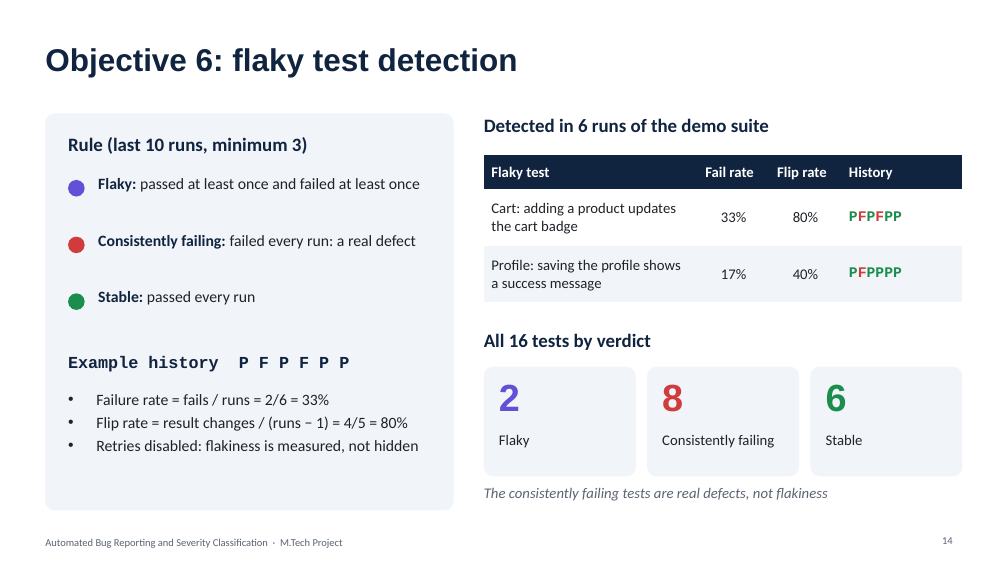
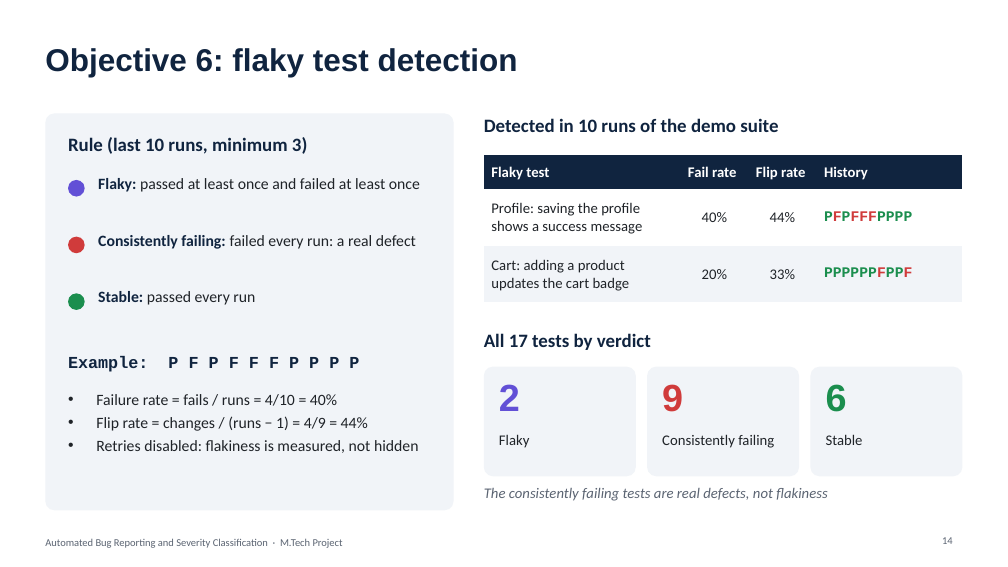
Before and after one commit to AngshumanRay/playwright-ml-bug-reporter, a slide deck: slide 14 of presentation/Automated_Bug_Reporting_Presentation.pptx. Drawn at 1008x567 pixels with LibreOffice and Linux fonts; fonts in the diff are those of the drawing. Boxes give left, top, right and bottom in pixels: in the first picture for what was removed or moved away, otherwise in the second. Text is boxed around its words. In the diff, an @@ line names an element or a change of style, - is before the commit and + after.

```diff
--- a/presentation/Automated_Bug_Reporting_Presentation.pptx
+++ b/presentation/Automated_Bug_Reporting_Presentation.pptx
@@ text at (484,118,778,132): text changed @@
-Detected in 6 runs of the demo suite
+Detected in 10 runs of the demo suite
@@ table at (484,155,963,295) @@
-row 2: Cart: adding a product updates the cart badge | 33% | 80% | PFPFPP
+row 2: Profile: saving the profile shows a success message | 40% | 44% | PFPFFFPPPP
-row 3: Profile: saving the profile shows a success message | 17% | 40% | PFPPPP
+row 3: Cart: adding a product updates the cart badge | 20% | 33% | PPPPPPFPPF
@@ fill none to #FFFFFF in row 2 @@
@@ text at (68,356,359,372): text changed @@
-Example history P F P F P P
+Example: P F P F F F P P P P
@@ text at (484,333,651,350): text changed @@
-All 16 tests by verdict
+All 17 tests by verdict
@@ text at (662,384,683,412): text changed @@
-8
+9
@@ text at (96,394,368,431): text changed @@
-• Failure rate = fails / runs = 2/6 = 33%
-• Flip rate = result changes / (runs − 1) = 4/5 = 80%
+• Failure rate = fails / runs = 4/10 = 40%
+• Flip rate = changes / (runs − 1) = 4/9 = 44%
```
Also in this commit, not shown: 6 other slides changed, 1 slide added, 15 other files.
